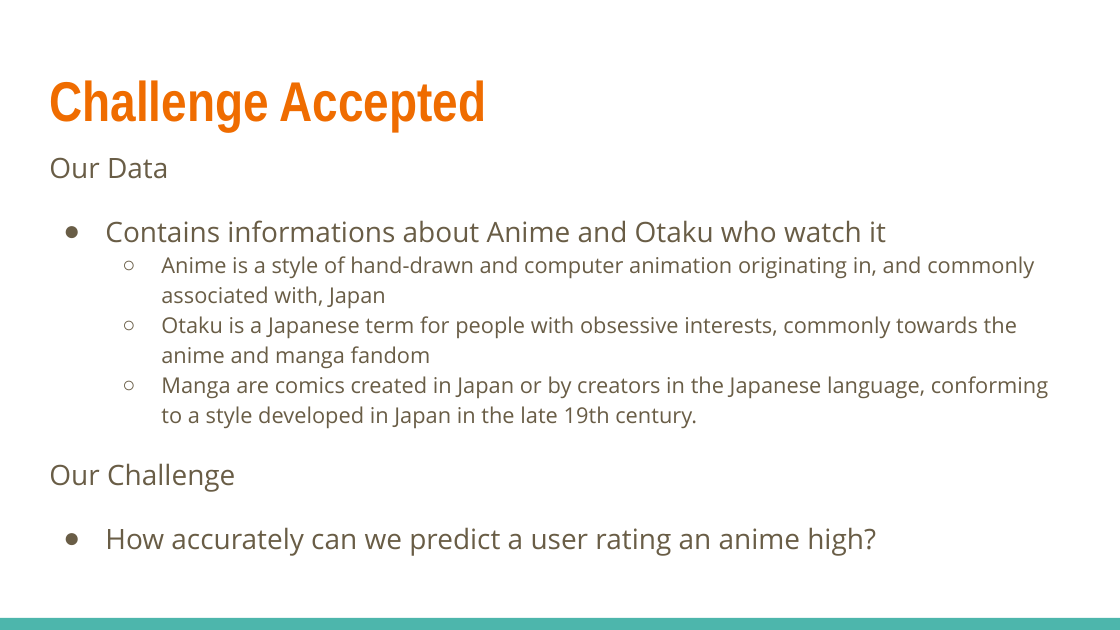
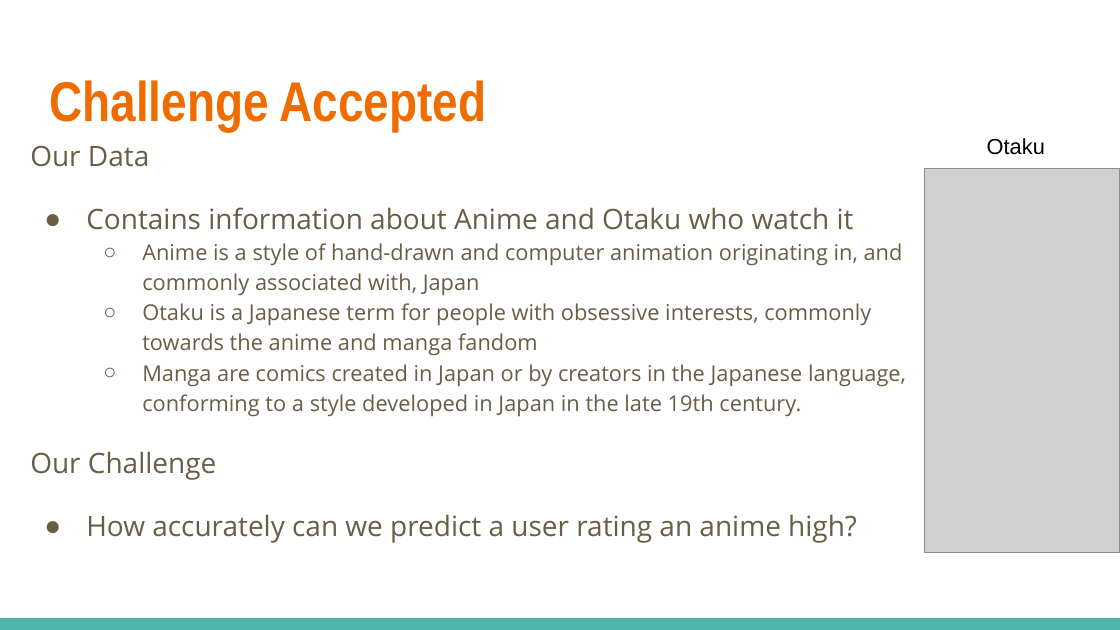
Before and after one commit to hepgon1/summerProject, a slide deck: slide 3 of Anime Predictions.pptx. Drawn at 1120x630 pixels with LibreOffice and Linux fonts; fonts in the diff are those of the drawing; grey boxes stand for pictures. Boxes give left, top, right and bottom in pixels: in the first picture for what was removed or moved away, otherwise in the second. Text is boxed around its words. In the diff, an @@ line names an element or a change of style, - is before the commit and + after.

```diff
--- a/Anime Predictions.pptx
+++ b/Anime Predictions.pptx
@@ text "Our Data": place and size @@
-text "Our Data" at <box>49,157,1048,556</box>
+text "Our Data" at <box>30,145,906,543</box>
@@ text added at <box>987,138,1045,155</box>, 14 pt, text #000000 @@
+Otaku
@@ picture added at <box>925,169,1120,553</box> @@
@@ text at <box>86,207,854,230</box>: text changed @@
-● Contains informations about Anime and Otaku who watch it
+● Contains information about Anime and Otaku who watch it
```
Also in this commit, not shown: 5 other slides changed, 4 slides added, 1 slide removed.
